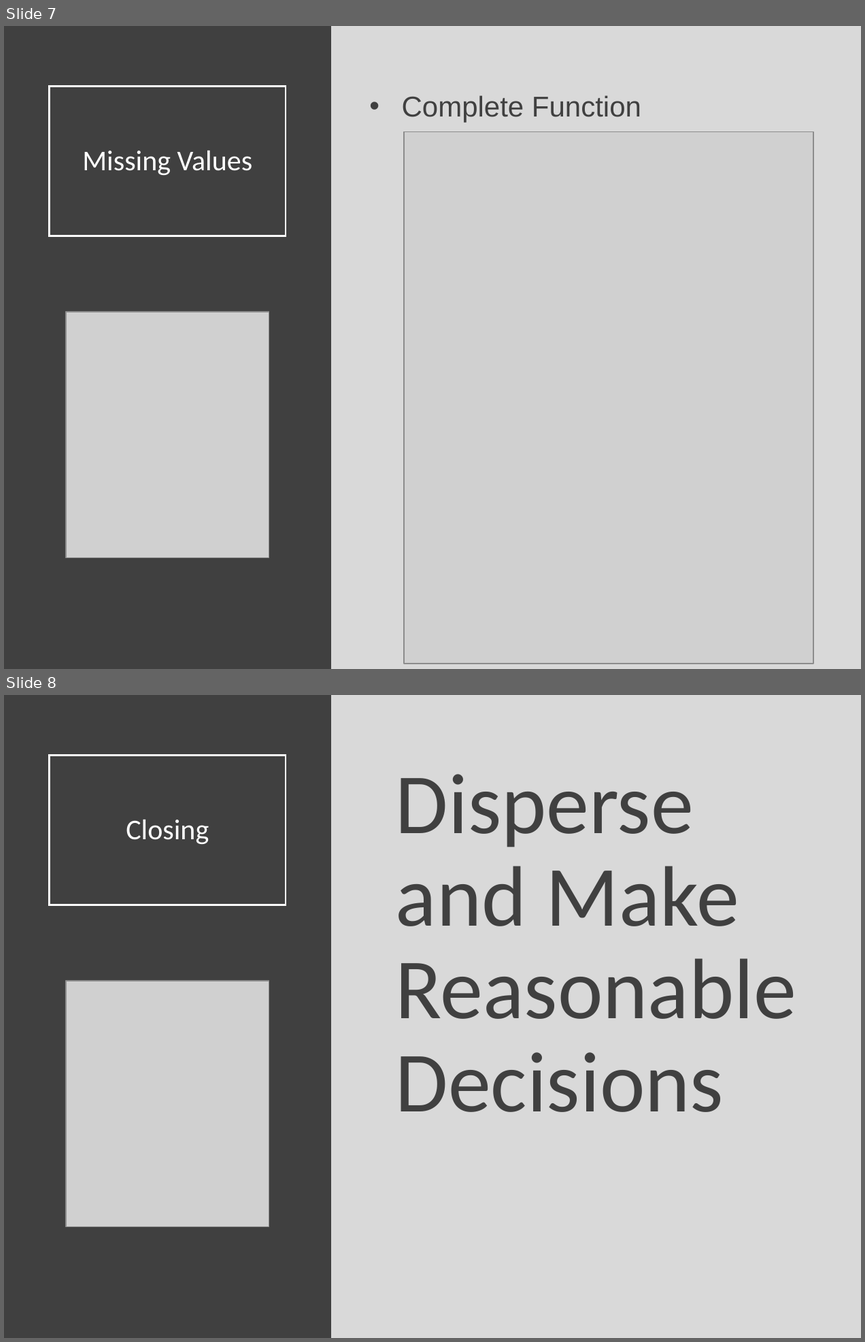
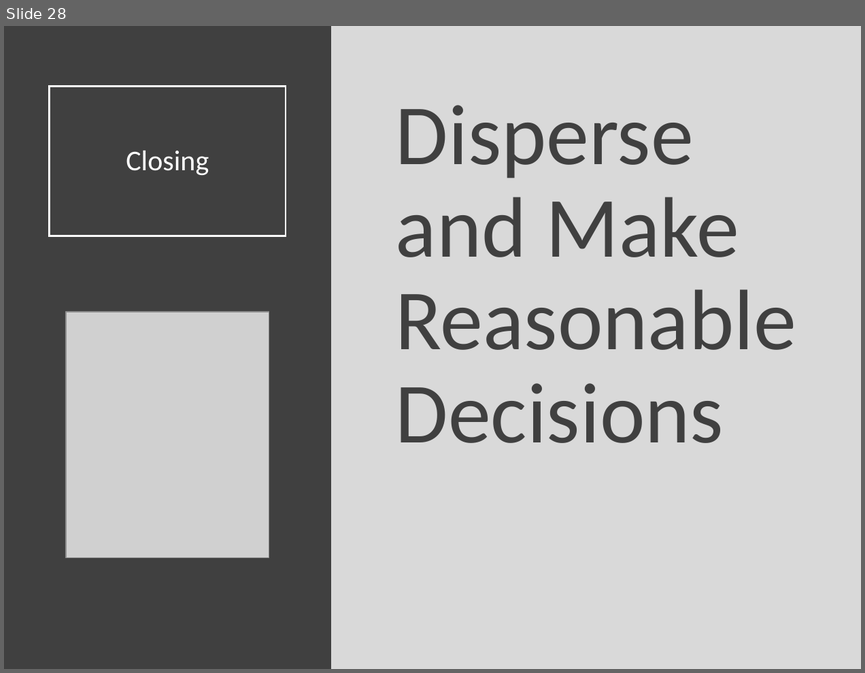
Before and after one commit to Yixf-Self/STOR320_WEBSITE, a slide deck: Lecture/Lecture 14/Lecture 14.pptx. Shown one above the other, each under a label of ours: slides 7 and 8 before the commit, slide 28 after it. The pictures are 865x1342 and 865x673 pixels, drawn with LibreOffice and Linux fonts; fonts in the diff are those of the drawing; grey boxes stand for pictures. Boxes give left, top, right and bottom in pixels: in the first picture for what was removed or moved away, otherwise in the second. Text is boxed around its words. In the diff, an @@ line names an element or a change of style, - is before the commit and + after.

```diff
--- a/Lecture/Lecture 14/Lecture 14.pptx
+++ b/Lecture/Lecture 14/Lecture 14.pptx
@@ slide 7 removed at (x1=4, y1=26, x2=861, y2=669), background #D9D9D9 @@
@@ rectangle removed at (x1=4, y1=26, x2=331, y2=669) @@
@@ title removed at (x1=50, y1=86, x2=286, y2=236) @@
-Missing Values
@@ text removed at (x1=402, y1=95, x2=641, y2=123) @@
-• Complete Function
@@ picture removed at (x1=404, y1=131, x2=814, y2=662) @@
@@ picture removed at (x1=66, y1=312, x2=269, y2=557) @@
@@ what was slide 8 is now slide 28 @@
```
Also in this commit, not shown: 27 slides added, 6 other slides removed, 6 other files.
